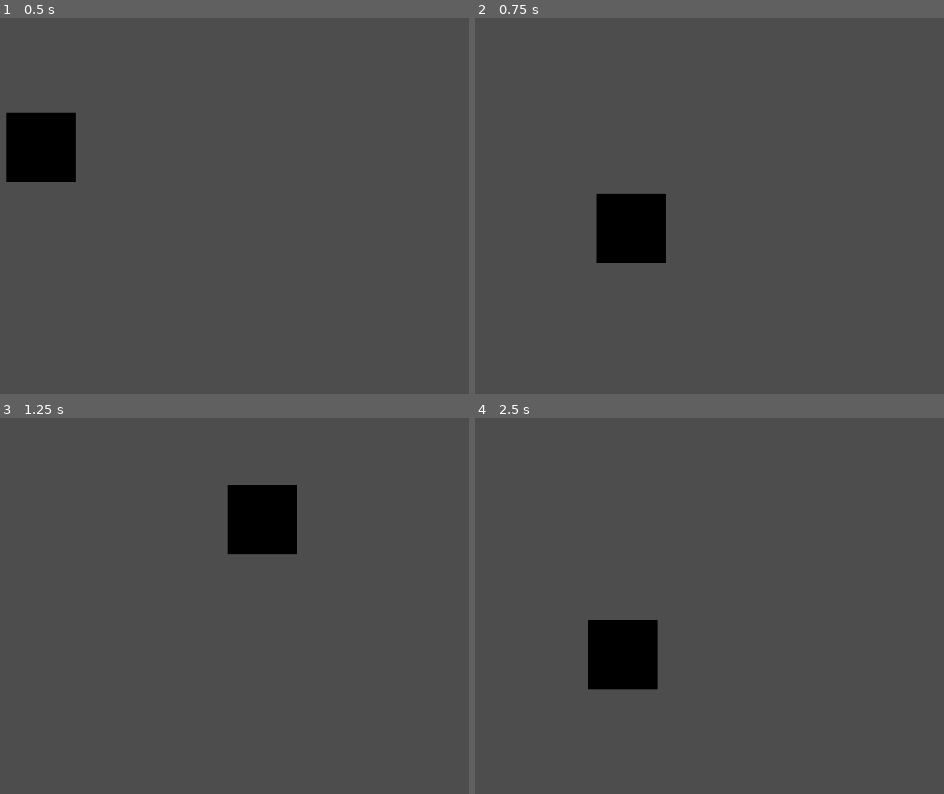
Above: before the commit, frames 1-4 (two rows, left to right).
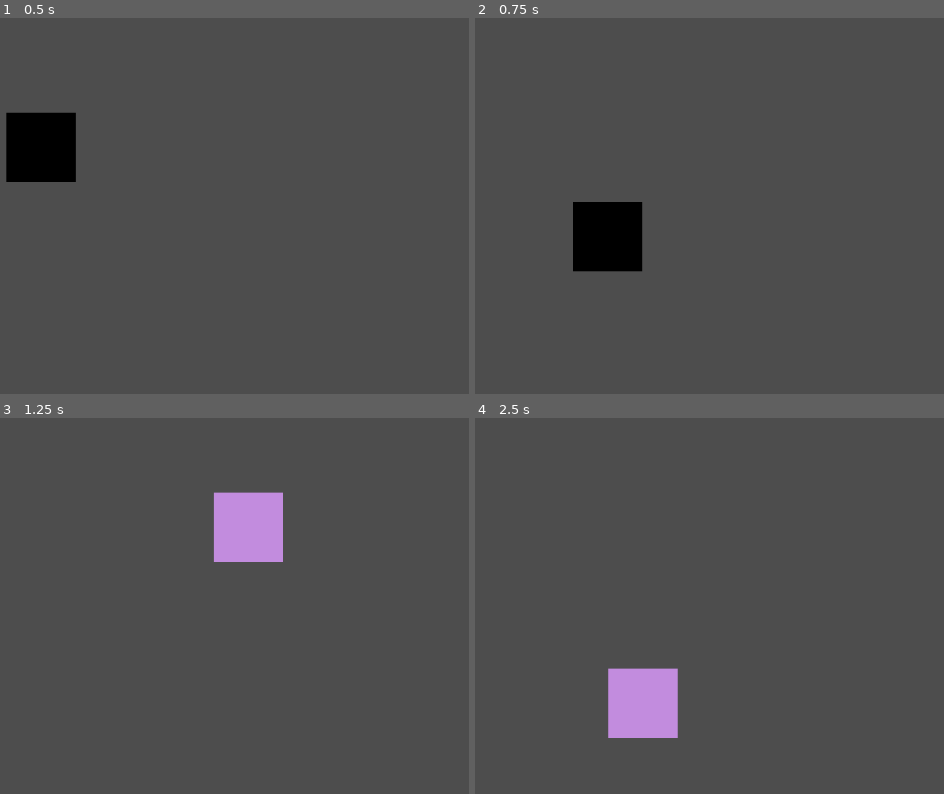
Above: after the commit, the same moments.

Repository: CD1FOX/MovingSquare
Game: Godot game, scene res://Scenes/main.tscn
Same seed, same stepped clock (60 frames per second), same inputs: the game is played once before the commit and once after it.
Inputs (mouse positions are in pixels of both pictures, inside the frame that each line leads up to):
- Up to frame 1 (0.5 s): no input
- Up to frame 2 (0.75 s): move the mouse to (718, 145) at 0.52 s; press the mouse at (718, 145) at 0.53 s; hold D (Right) from 0.53 s (still down)
- Up to frame 3 (1.25 s): keep holding D (Right); tap W (Jump) at 0.77, 0.8, 1.07 s
- Up to frame 4 (2.5 s): move the mouse to (outside the picture) at 1.27 s; release the mouse at (outside the picture) at 1.28 s; tap W (Jump) at 1.35, 1.52, 1.82, 2.3 s; click (outside the picture) at 1.55 s; move the mouse to (625, 470) at 2.02 s; release D (Right) at 2.03 s; press the mouse at (625, 470) at 2.03 s; hold A (Left) from 2.03 s (still down)

Frame 1 is identical in both runs. In frame 2, 2.3% of the frame differs, in the area x 20-41%, y 46-68%; in frame 3, 3.5%; in frame 4, 4.9%, in the area x 24-44%, y 53-86%.

Commit message:
Update
Added:
- Color Change #Changes the player color every jump

Diff:
--- a/Scenes/Entity/Player/player.gd
+++ b/Scenes/Entity/Player/player.gd
@@ -23,7 +23,7 @@
 var slowMotionCooldownTimer = 0.0
 
 #Smooth Movement Variables
-
+var testSpeed = 2
 
 #Main Physics
 func _physics_process(delta: float) -> void:
@@ -31,7 +31,6 @@
 	var speed = normalSpeed
 
 	if Input.is_action_pressed("Click"):
-		var testSpeed = 3
 		var target_position = get_global_mouse_position()
 		position = lerp(position, target_position, testSpeed * delta)
 
@@ -86,6 +85,7 @@
 
 	#Double Jump
 	if Input.is_action_just_pressed("Jump") and jumpCount < maxJump:
+		$ColorRect.color = Color(randf(), randf(), randf())
 		velocity.y = jumpVelocity
 		jumpCount += 1
 
